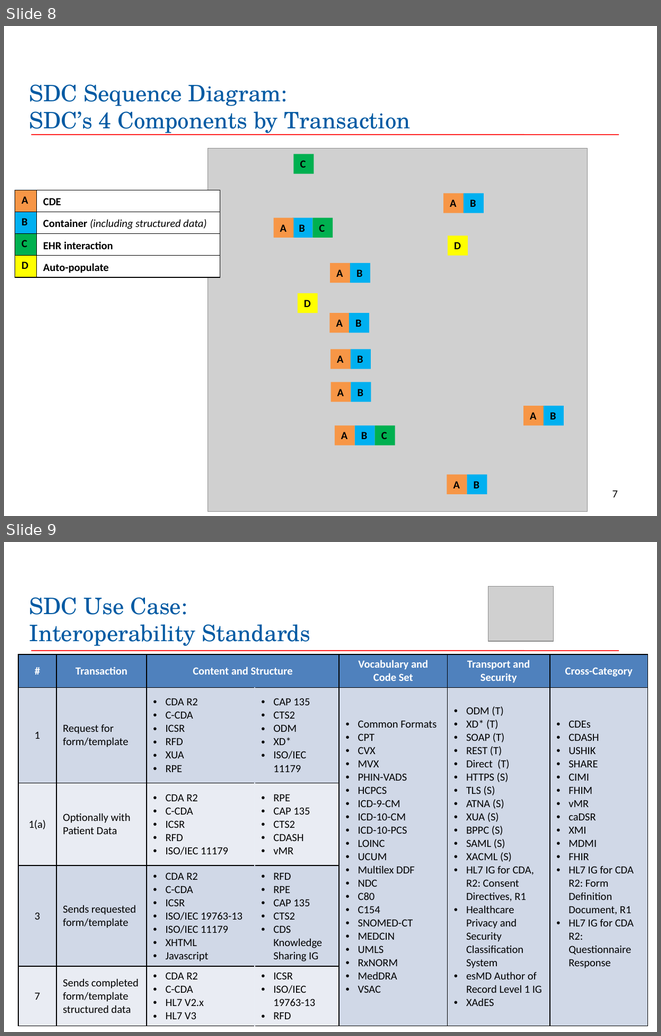
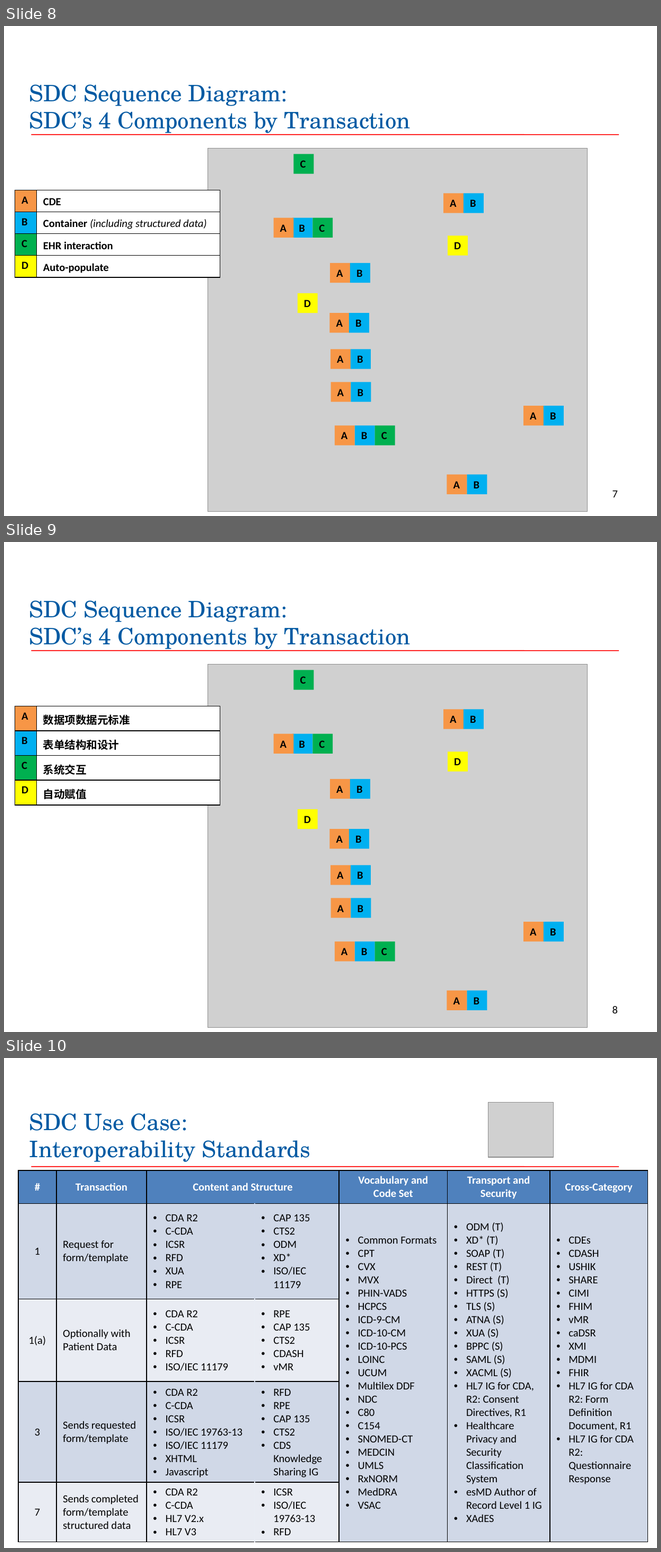
Before and after one commit to wanghaisheng/cdisc-standard, a slide deck: en/Healthcare-Link-Initiative/SDC/SDC_Standardspertransaction_Final-updated.pptx. Shown one above the other, each under a label of ours: slides 8 and 9 before the commit, slides 8, 9 and 10 after it. The pictures are 661x1036 and 661x1552 pixels, drawn with LibreOffice and Linux fonts; fonts in the diff are those of the drawing; grey boxes stand for pictures; background and template pictures are left out. Boxes give left, top, right and bottom in pixels: in the first picture for what was removed or moved away, otherwise in the second. Text is boxed around its words. In the diff, an @@ line names an element or a change of style, - is before the commit and + after.

```diff
--- a/en/Healthcare-Link-Initiative/SDC/SDC_Standardspertransaction_Final-updated.pptx
+++ b/en/Healthcare-Link-Initiative/SDC/SDC_Standardspertransaction_Final-updated.pptx
@@ slide 9 added at (x1=4, y1=542, x2=657, y2=1032), background #FFFFFF; not listed: 1 template element that a slide beside it also shows @@
@@ title added at (x1=29, y1=600, x2=411, y2=651), 25 pt, text #025AA3 @@
+SDC Sequence Diagram:
+SDC’s 4 Components by Transaction
@@ picture added at (x1=208, y1=664, x2=587, y2=1027) @@
@@ rectangle added at (x1=294, y1=670, x2=314, y2=689), fill #00B050, 12 pt, text #000000, bold @@
+C
@@ table added at (x1=15, y1=706, x2=220, y2=801), 4 rows, 2 columns @@
+A | 数据项数据元标准
+B | 表单结构和设计
+C | 系统交互
+D | 自动赋值
@@ rectangle added at (x1=443, y1=709, x2=464, y2=729), fill #F79646, 12 pt, text #000000, bold @@
+A
@@ rectangle added at (x1=464, y1=709, x2=484, y2=729), fill #00B0F0, 12 pt, text #000000, bold @@
+B
@@ rectangle added at (x1=274, y1=734, x2=294, y2=753), fill #F79646, 12 pt, text #000000, bold @@
+A
@@ rectangle added at (x1=293, y1=734, x2=313, y2=753), fill #00B0F0, 12 pt, text #000000, bold @@
+B
@@ rectangle added at (x1=313, y1=734, x2=333, y2=753), fill #00B050, 12 pt, text #000000, bold @@
+C
@@ rectangle added at (x1=448, y1=751, x2=468, y2=771), fill #FFFF00, 12 pt, text #000000, bold @@
+D
@@ rectangle added at (x1=330, y1=779, x2=350, y2=799), fill #F79646, 12 pt, text #000000, bold @@
+A
@@ rectangle added at (x1=350, y1=779, x2=370, y2=799), fill #00B0F0, 12 pt, text #000000, bold @@
+B
@@ rectangle added at (x1=298, y1=809, x2=318, y2=829), fill #FFFF00, 12 pt, text #000000, bold @@
+D
@@ rectangle added at (x1=330, y1=829, x2=350, y2=848), fill #F79646, 12 pt, text #000000, bold @@
+A
@@ rectangle added at (x1=348, y1=829, x2=369, y2=848), fill #00B0F0, 12 pt, text #000000, bold @@
+B
@@ rectangle added at (x1=330, y1=865, x2=351, y2=885), fill #F79646, 12 pt, text #000000, bold @@
+A
@@ rectangle added at (x1=351, y1=865, x2=371, y2=885), fill #00B0F0, 12 pt, text #000000, bold @@
+B
@@ rectangle added at (x1=331, y1=898, x2=351, y2=917), fill #F79646, 12 pt, text #000000, bold @@
+A
@@ rectangle added at (x1=351, y1=898, x2=371, y2=917), fill #00B0F0, 12 pt, text #000000, bold @@
+B
@@ rectangle added at (x1=524, y1=921, x2=544, y2=941), fill #F79646, 12 pt, text #000000, bold @@
+A
@@ rectangle added at (x1=544, y1=921, x2=564, y2=941), fill #00B0F0, 12 pt, text #000000, bold @@
+B
@@ rectangle added at (x1=334, y1=942, x2=355, y2=961), fill #F79646, 12 pt, text #000000, bold @@
+A
@@ rectangle added at (x1=355, y1=942, x2=375, y2=961), fill #00B0F0, 12 pt, text #000000, bold @@
+B
@@ rectangle added at (x1=375, y1=942, x2=395, y2=961), fill #00B050, 12 pt, text #000000, bold @@
+C
@@ rectangle added at (x1=447, y1=990, x2=467, y2=1009), fill #F79646, 12 pt, text #000000, bold @@
+A
@@ rectangle added at (x1=467, y1=990, x2=487, y2=1009), fill #00B0F0, 12 pt, text #000000, bold @@
+B
@@ page number added at (x1=612, y1=1006, x2=618, y2=1013), 12 pt, text #000000 @@
+8
@@ what was slide 9 is now slide 10 @@
```
Also in this commit, not shown: 1 slide changed, 8 other files.
